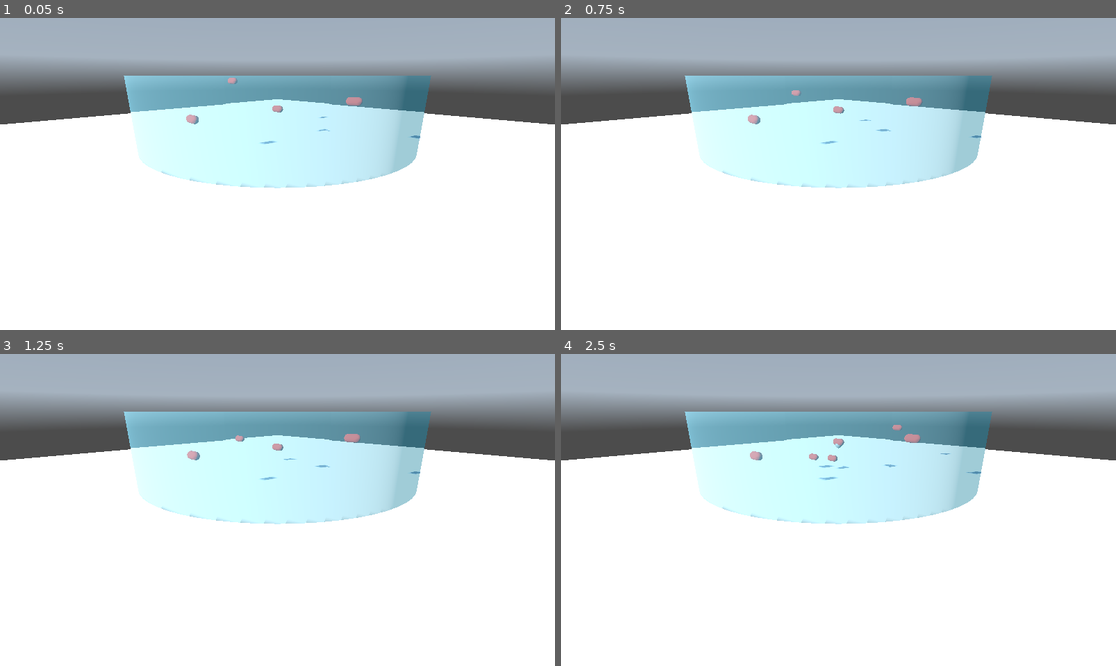
Above: before the commit, frames 1-4 (two rows, left to right).
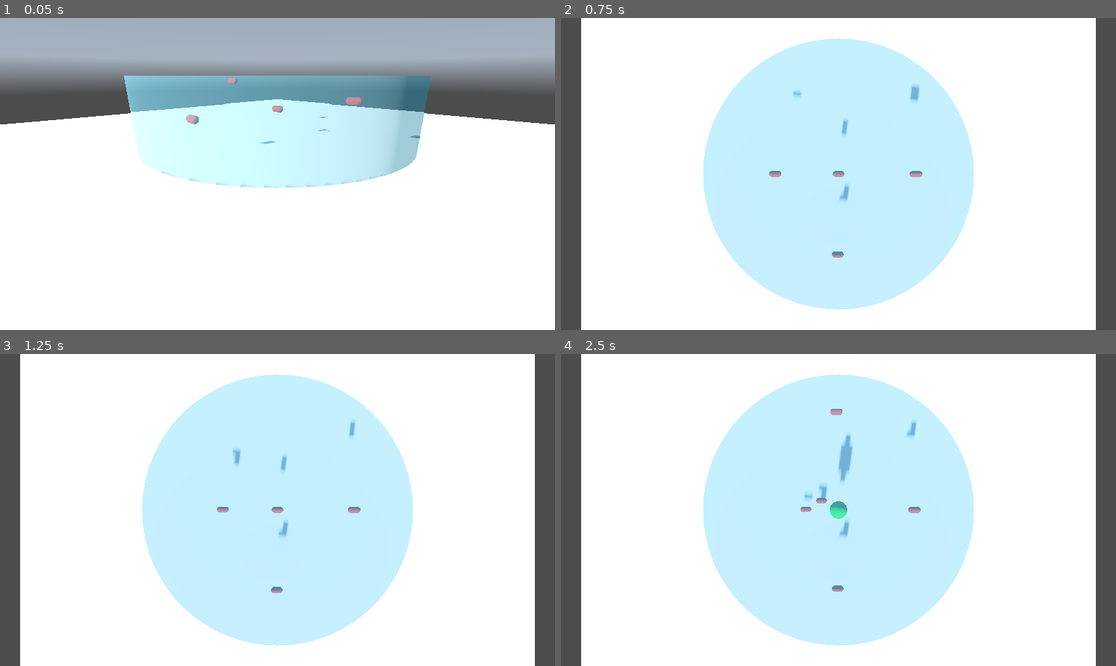
Above: after the commit, the same moments.

Repository: elegaanz/collective-behavior
Game: Godot game, scene res://Main.tscn
Same seed, same stepped clock (60 frames per second), same inputs: the game is played once before the commit and once after it. A sky picture missing from this copy of the repository is replaced by a grey-blue gradient.
Inputs:
- Up to frame 1 (0.05 s): no input
- Up to frame 2 (0.75 s): tap Enter at 0.5 s; tap C (switch_camera, bound only after the commit) at 0.6 s
- Up to frame 3 (1.25 s): no input
- Up to frame 4 (2.5 s): tap Z (spawn_fish) at 1.35 s; tap C (switch_camera, bound only after the commit) at 1.55, 2.3 s; tap A (spawn_food) at 2.1 s

Frame 1 is identical in both runs. In frame 2, 51% of the frame differs, in the area x 0-100%, y 0-100%; in frame 3, 52%; in frame 4, 52%.

Commit message:
Rotate the fish as they move
Also add a top camera. It is possible to switch between cameras
by pressing C.

Diff:
--- a/Fish.gd
+++ b/Fish.gd
@@ -18,10 +18,11 @@
 }
 
 var current_phase = PHASE.FEEDING
+var mesh: MeshInstance3D
 
 # Called when the node enters the scene tree for the first time.
 func _ready():
-	pass # Replace with function body.
+	mesh = get_node("MeshInstance3D")
 
 var w = [0.6, 0.4, 0.4, 1.0, 0.0, 0.2] # w1 to w6 (the index are shifted in Godot and go from 0 to 5)
 var max_speed_coeff = 1.5 # Cv in the article
@@ -44,6 +45,11 @@
 		speed += acceleration * delta
 		var new_position = position + speed * delta
 		if inside_of_tank(new_position):
+			# if there was a significant move, rotate the fish towards the point
+			# it is going to
+			if (new_position - position).length() > 0.001:
+				var angle = basis.x.signed_angle_to(Vector3(new_position.x - position.x, 0, new_position.z - position.z), basis.y)
+				mesh.rotation.y = angle
 			position = new_position
 		else:
 			# This condition is rarely met, but it still exists
--- a/Food.tscn
+++ b/Food.tscn
@@ -1,9 +1,13 @@
-[gd_scene load_steps=2 format=3 uid="uid://bqbt202am88dt"]
+[gd_scene load_steps=3 format=3 uid="uid://bqbt202am88dt"]
+
+[sub_resource type="StandardMaterial3D" id="StandardMaterial3D_3jgyj"]
+albedo_color = Color(6.78644e-06, 0.719208, 0.111989, 1)
 
 [sub_resource type="SphereMesh" id="SphereMesh_6hv0y"]
+material = SubResource("StandardMaterial3D_3jgyj")
 
 [node name="Food" type="Node3D" groups=["Food"]]
 
 [node name="MeshInstance3D" type="MeshInstance3D" parent="."]
-transform = Transform3D(0.1, 0, 0, 0, 0.1, 0, 0, 0, 0.1, 0, 0, 0)
+transform = Transform3D(0.3, 0, 0, 0, 0.3, 0, 0, 0, 0.3, 0, 0, 0)
 mesh = SubResource("SphereMesh_6hv0y")
--- a/Main.gd
+++ b/Main.gd
@@ -26,3 +26,10 @@
 			sin(rangle) * randf_range(0, 1.8),
 		)
 		add_child(fish)
+	if event.is_action_released("switch_camera"):
+		var cam = get_node("Camera3D")
+		var top_cam = get_node("TopCamera")
+		if cam.current:
+			top_cam.current = true
+		else:
+			cam.current = true
--- a/Main.tscn
+++ b/Main.tscn
@@ -42,6 +42,9 @@
 food_scene = ExtResource("2_rygh3")
 fish_scene = ExtResource("2_7ul0k")
 
+[node name="TopCamera" type="Camera3D" parent="."]
+transform = Transform3D(1, 0, 0, 0, -4.37114e-08, 1, 0, -1, -4.37114e-08, 0, 4, 0)
+
 [node name="Camera3D" type="Camera3D" parent="."]
 transform = Transform3D(0.707107, -0.241845, 0.664463, 0, 0.939692, 0.342021, -0.707107, -0.241845, 0.664463, 3, 1, 3)
 current = true
--- a/project.godot
+++ b/project.godot
@@ -31,3 +31,8 @@
 "events": [Object(InputEventKey,"resource_local_to_scene":false,"resource_name":"","device":0,"window_id":0,"alt_pressed":false,"shift_pressed":false,"ctrl_pressed":false,"meta_pressed":false,"pressed":false,"keycode":90,"physical_keycode":0,"key_label":0,"unicode":0,"echo":false,"script":null)
 ]
 }
+switch_camera={
+"deadzone": 0.5,
+"events": [Object(InputEventKey,"resource_local_to_scene":false,"resource_name":"","device":0,"window_id":0,"alt_pressed":false,"shift_pressed":false,"ctrl_pressed":false,"meta_pressed":false,"pressed":false,"keycode":67,"physical_keycode":0,"key_label":0,"unicode":0,"echo":false,"script":null)
+]
+}
Not shown: 1 places in Fish.tscn that only renumber resources
